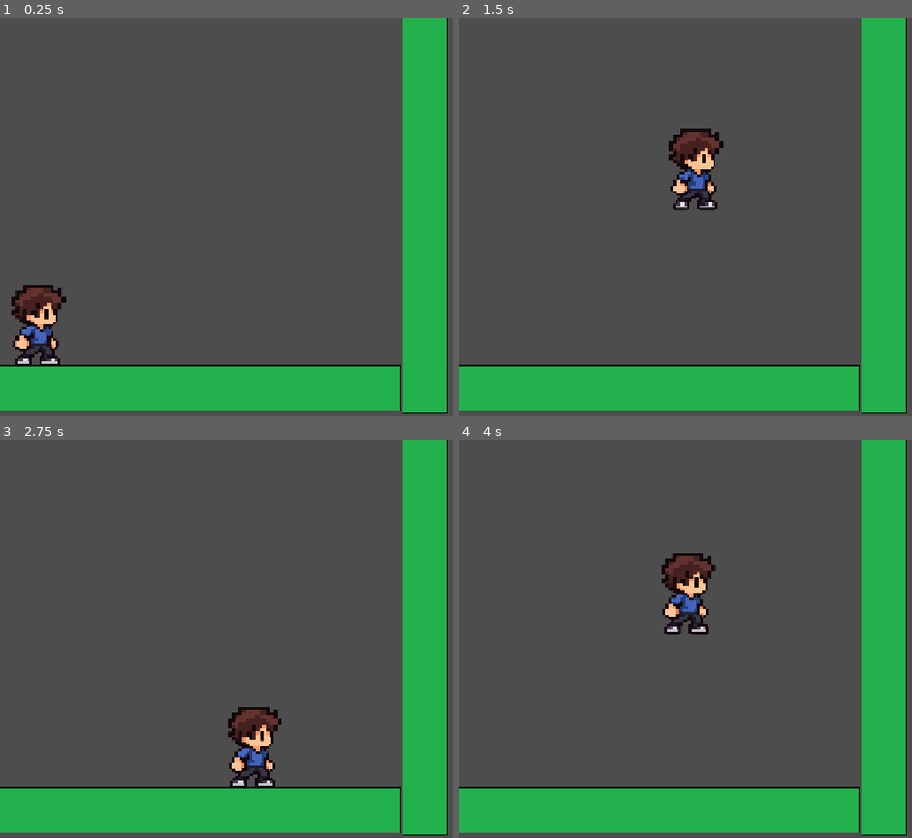
Above: before the commit, frames 1-4 (two rows, left to right).
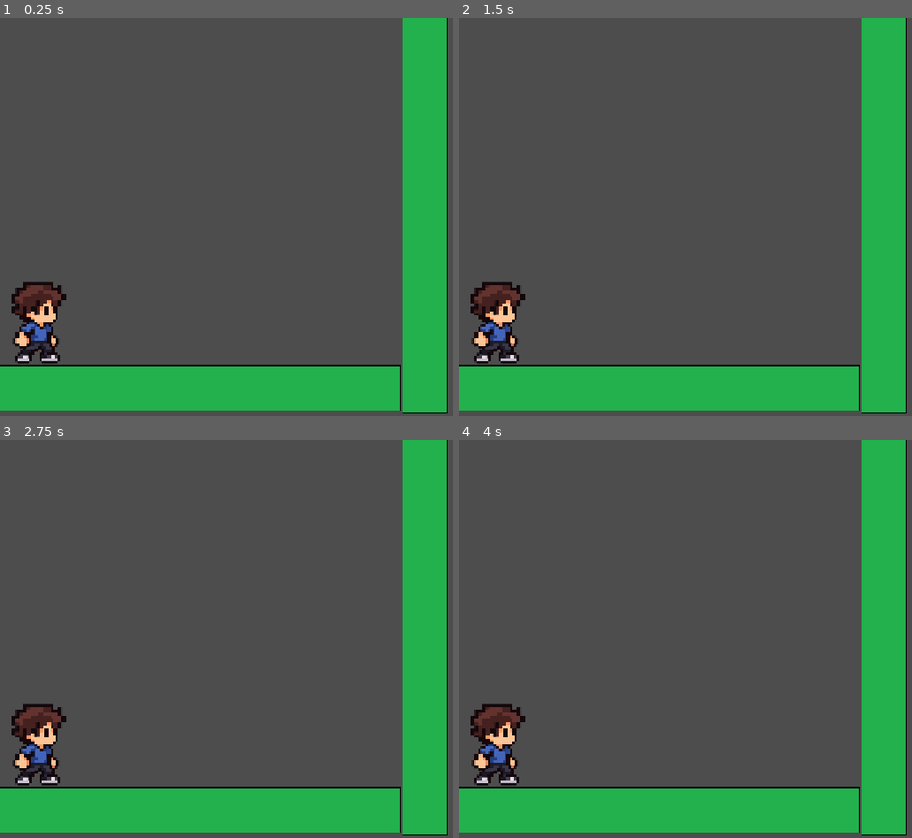
Above: after the commit, the same moments.

Repository: diamondg23/coding-club-platformer
Game: Godot game, scene res://Scenes/main.tscn
Two runs of this game, one before a commit and one after it. Both use one fixed random seed, a clock stepped at 60 frames per second and the inputs below. The project has no main scene, so this scene is started directly.
Inputs:
- Up to frame 1 (0.25 s): no input
- Up to frame 2 (1.5 s): tap Enter at 0.5 s; hold Space (jump) 0.53-1.28 s; hold Right (move right) from 0.53 s (still down); tap Space (jump) at 1.35 s
- Up to frame 3 (2.75 s): tap Space (jump) at 1.52, 1.82 s; release Right (move right) at 2.03 s; hold Left (move left) from 2.03 s (still down); hold Space (jump) from 2.03 s (still down)
- Up to frame 4 (4 s): release Left (move left) at 2.78 s; release Space (jump) at 2.78 s; hold Right (move right) from 2.78 s (still down); tap Space (jump) at 2.85, 3.02, 3.32 s; hold Space (jump) from 3.53 s (still down)

The runs differ from the first frame. In frame 1, 1.1% of the frame differs, in the area x 2-15%, y 66-88%; in frame 2, 3.5%; in frame 3, 3.5%; in frame 4, 3.5%, in the area x 2-57%, y 28-87%.

Commit message:
got rid of complete code and added todos and the flag sprite

Diff:
--- a/Scripts/player.gd
+++ b/Scripts/player.gd
@@ -1,6 +1,6 @@
 extends CharacterBody2D
 
-#this declares a int variable and sets it equal to 300 (we will use this when moving)
+#variables you will use in movement calculations
 const SPEED:int = 500
 const JUMP_VELOCITY = -500.0
 const GRAVITY = 500
@@ -26,10 +26,6 @@
 	# is_action_pressed needs a string parameter which is the name of the action
 
 	#the method is_on_floor() returns true if the player is currently on the floor so you cant jump mid air
-	if event.is_action_pressed("jump") and is_on_floor():
-		#call your jump method here
-		jump()
-		pass
 	pass
 
 # this function is ran each frame so use this to check if a key is currently being pressed like the right arrow
@@ -39,20 +35,28 @@
 	var direction = Input.get_axis("move left", "move right")
 	#if the player is currently not on the floor make the player fall by decreasing Y velocity
 	if not is_on_floor():
-		velocity.y += GRAVITY * delta
+		pass
 
 	# In here you adjust the velocity depending on which input is being pressed (the name of the action is the name you give it in your input map)
 	# is_action_pressed needs a string parameter
 	#look up the function move_toward (this helps the movement feel smooth)
 	if Input.is_action_pressed("move right") or Input.is_action_pressed("move left"):
-		velocity.x = move_toward(velocity.x,direction * SPEED,ACCELERATION * delta)
+		pass
 	else:
-		velocity.x = move_toward(velocity.x,0,FRICTION * delta )
+		pass
 
 		# change velocity
 	move_and_slide()
 
 func jump():
 	# change player Y velocity using jump velocity variable
-	velocity.y = JUMP_VELOCITY
 	pass
+
+
+
+
+#TODO create a flag scene give it a area 2d node, with a collision box as a child, then place it in the main scene along with the player
+
+#TODO next create a signal by clicking the flag scene and add on body entered signal and attach it to the player script
+# this will create a new function that gets called whenever the player touches the flag
+# display a win screen in the new function
Binary file added: resources/flag.png
Not shown, added: resources/flag.png.import
